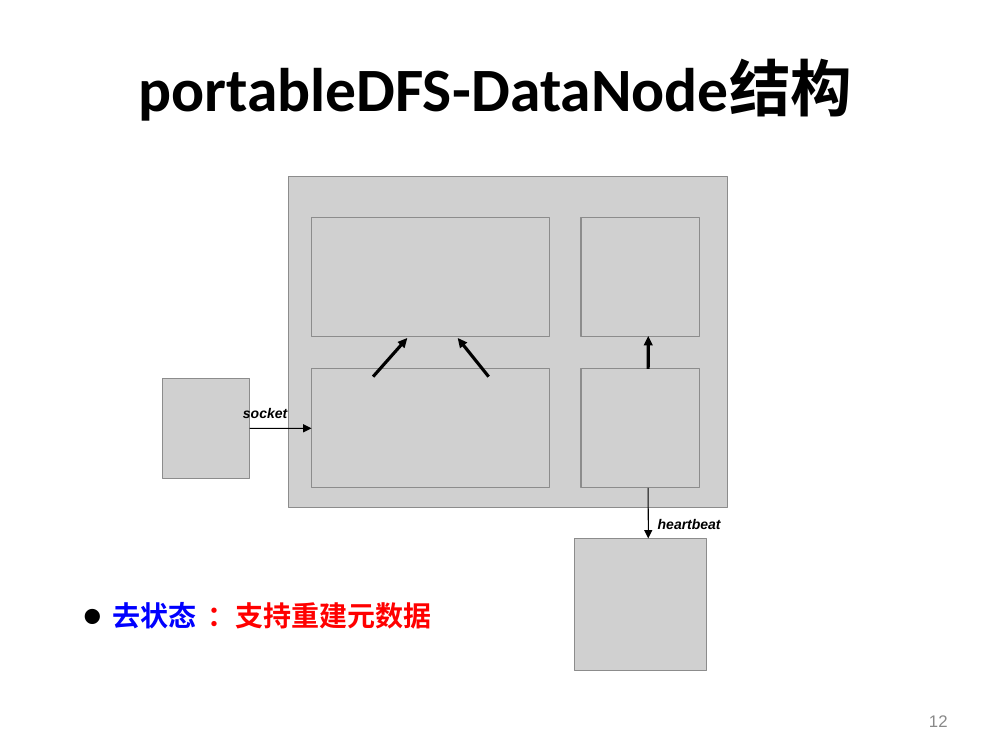
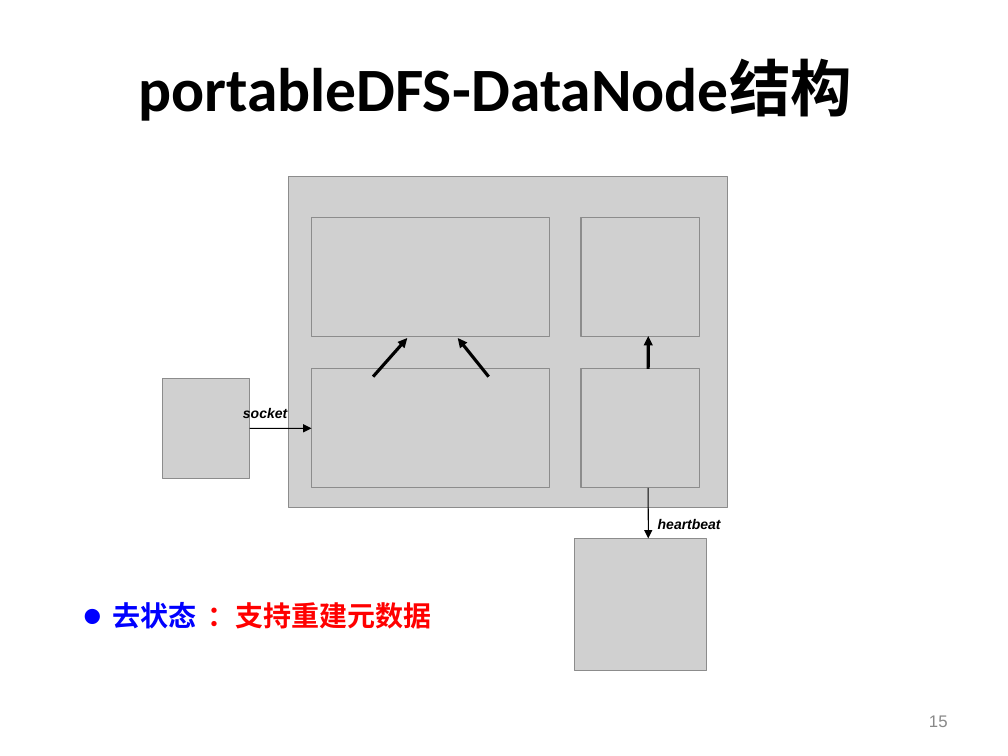
Before and after one commit to machicao2013/mooon, a slide deck: slide 15 of applications/lightfs/doc/portableDFS-可便携的分布式文件系统.ppt (slide 12 before the commit). Drawn at 1008x756 pixels with LibreOffice and Linux fonts; fonts in the diff are those of the drawing; grey boxes stand for pictures; background and template pictures are left out. Boxes give left, top, right and bottom in pixels: in the first picture for what was removed or moved away, otherwise in the second. Text is boxed around its words. In the diff, an @@ line names an element or a change of style, - is before the commit and + after.

```diff
--- a/applications/lightfs/doc/portableDFS-可便携的分布式文件系统.ppt
+++ b/applications/lightfs/doc/portableDFS-可便携的分布式文件系统.ppt
@@ text "去状态" at (113, 602, 197, 629): bullet colour #000000 to #0000FF @@
@@ page number at (929, 715, 948, 727): text changed @@
-12
+15
```
Also in this commit, not shown: 15 other slides changed, 4 slides added, 4 other files.
